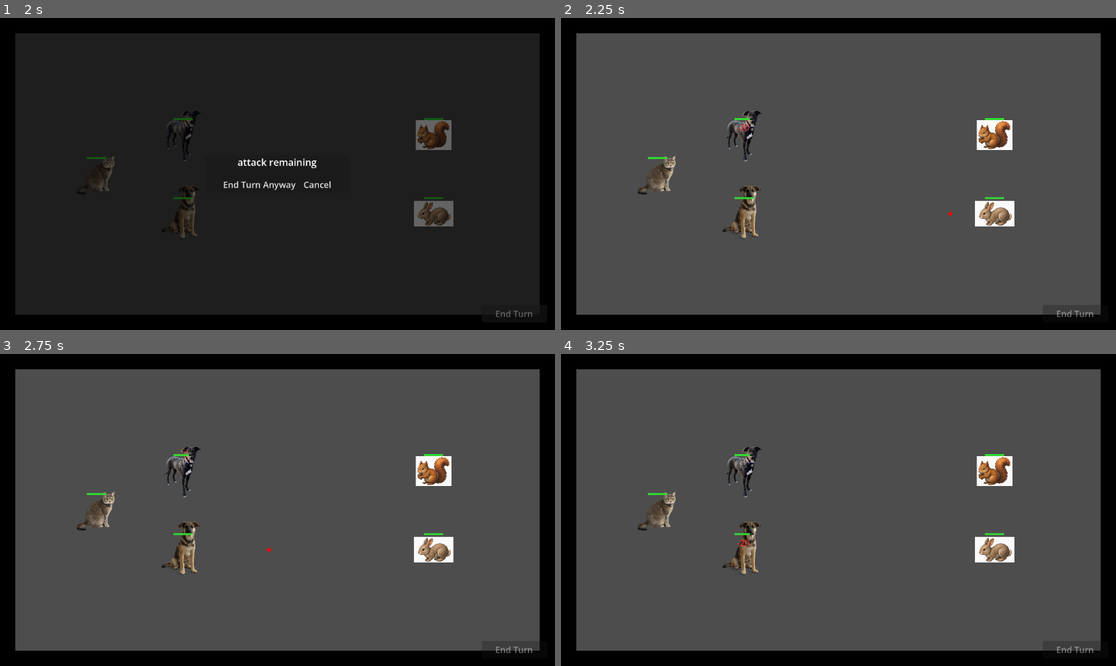
Above: before the commit, frames 1-4 (two rows, left to right).
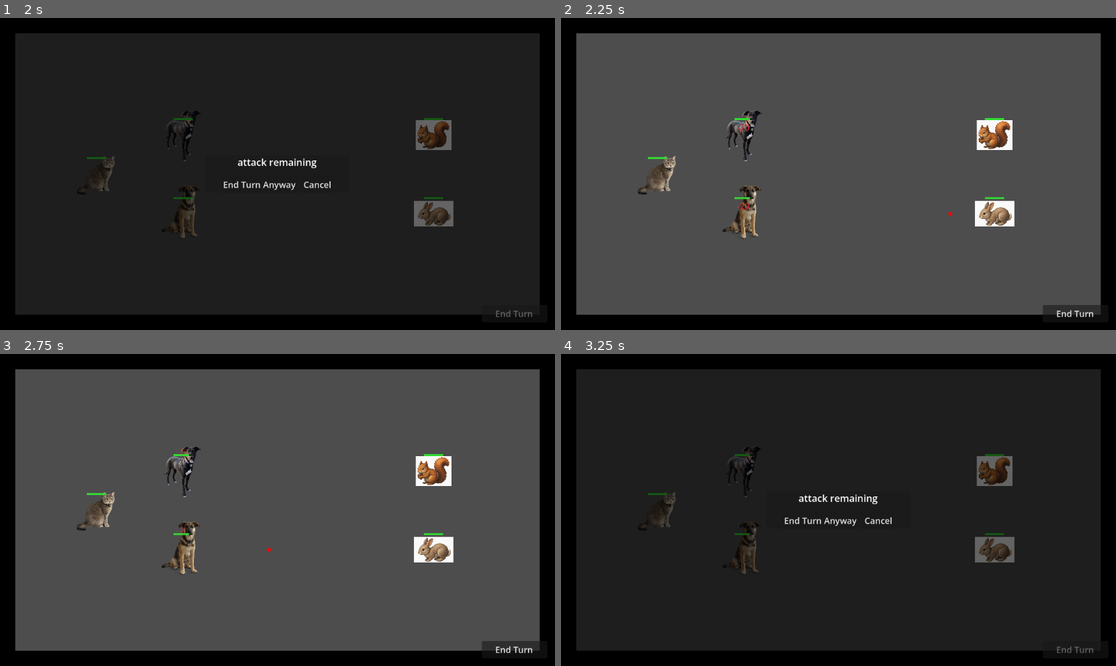
Above: after the commit, the same moments.

Repository: forsman5/volcano
Game: Godot game, scene res://scenes/menu.tscn
The game is run twice, just before and just after one commit, with the same random seed, the same clock (stepped at 60 frames per second) and the same inputs.
Inputs (mouse positions are in pixels of both pictures, inside the frame that each line leads up to):
- Up to frame 1 (2 s): click "Start Game" at 0.5 s; click "End Turn" at 1.25 s
- Up to frame 2 (2.25 s): click "End Turn Anyway" at 2 s
- Up to frame 3 (2.75 s): no input
- Up to frame 4 (3.25 s): click (1077, 650) at 2.75 s, where only the run after the commit has a clickable "End Turn"

Frame 1 is identical in both runs. In frame 2, less than 0.1% of the frame differs, in the area x 31-96%, y 57-96%; in frame 3, less than 0.1%; in frame 4, 85%, in the area x 2-98%, y 4-96%.

Commit message:
Make execution instant and fix Defend damage absorption
Damage now resolves immediately when End Turn is pressed rather than
after a 2-second frame-counting window. Projectiles are visual-only;
the cached target position keeps them flying even after instant kills.

Defend now correctly absorbs incoming damage: records health before
applying the buffer, then at cleanup only subtracts damage that
exceeded the buffer. Previously the buffer was removed unconditionally,
providing no net protection.

Co-Authored-By: Claude Sonnet 4.6 <noreply@anthropic.com>

Diff:
--- a/scripts/base_unit.gd
+++ b/scripts/base_unit.gd
@@ -21,7 +21,7 @@
 var _defend_bonus: float = 0.0
 var _has_pending_attack: bool = false
 var _has_attacked: bool = false
-var _is_executing: bool = false
+var _health_before_defend: float = 0.0
 
 var _health_bar: HealthBar = null
 
@@ -58,8 +58,8 @@
 
 
 func begin_execution() -> void:
-	_is_executing = true
 	if _pending_defend:
+		_health_before_defend = health
 		health += _defend_bonus
 		if _health_bar:
 			_health_bar.setup(health, max_health)
@@ -67,10 +67,11 @@
 
 func end_execution() -> void:
 	_has_attacked = false
-	_is_executing = false
 	if _pending_defend:
 		_pending_defend = false
-		health = maxf(1.0, health - _defend_bonus)
+		var damage_taken := (_health_before_defend + _defend_bonus) - health
+		var unabsorbed := maxf(0.0, damage_taken - _defend_bonus)
+		health = maxf(1.0, _health_before_defend - unabsorbed)
 		_defend_bonus = 0.0
 		if _health_bar:
 			_health_bar.setup(health, max_health)
@@ -78,13 +79,15 @@
 		_has_pending_attack = false
 
 
-func _try_melee_attack() -> void:
-	if not is_melee or _has_attacked or not _has_pending_attack or not _is_executing:
+func execute_attack() -> void:
+	if _pending_defend or not _has_pending_attack:
 		return
 	if not is_instance_valid(_pending_attack_target):
 		return
-	_pending_attack_target.take_damage(attack_damage)
-	_has_attacked = true
+	if heals:
+		_pending_attack_target.heal(attack_damage)
+	else:
+		_pending_attack_target.take_damage(attack_damage)
 
 
 func heal(amount: float) -> void:
--- a/scripts/enemy.gd
+++ b/scripts/enemy.gd
@@ -18,14 +18,7 @@
 		_sprite.texture = unit_texture
 
 
-func _physics_process(_delta: float) -> void:
-	if not _is_executing:
-		return
-	_try_melee_attack()
-
-
 func begin_execution() -> void:
-	_is_executing = true
 	var nearest := _nearest_hero()
 	if nearest == null:
 		return
@@ -36,7 +29,6 @@
 	super.end_execution()
 	_has_pending_attack = false
 	_pending_attack_target = null
-	_is_executing = false
 
 
 func _nearest_hero() -> Node2D:
--- a/scripts/game_config.gd
+++ b/scripts/game_config.gd
@@ -22,7 +22,6 @@
 var enemy_count: int = 2
 var show_health_bars: bool = true
 var show_combat_text: bool = true
-var budget_ticks: int = 120
 var unit_weapons: Array[int] = []
 
 
--- a/scripts/main.gd
+++ b/scripts/main.gd
@@ -13,14 +13,10 @@
 	preload("res://assets/enemy2.png"),
 ]
 
-enum TurnPhase { PLANNING, EXECUTING }
-
 var selected_unit: PlayerUnit = null
 var _enemies_remaining: int = 0
-var _turn_phase := TurnPhase.PLANNING
 var _player_units: Array[PlayerUnit] = []
 var _enemy_units: Array[EnemyUnit] = []
-var _exec_frames: int = 0
 var _overlay: Node2D
 
 var _sel_panel: SelectionPanel
@@ -124,14 +120,6 @@
 	return positions
 
 
-func _physics_process(_delta: float) -> void:
-	if _turn_phase != TurnPhase.EXECUTING or get_tree().paused:
-		return
-	_exec_frames += 1
-	if _exec_frames >= GameConfig.budget_ticks:
-		_end_execution()
-
-
 func _draw() -> void:
 	for child in get_children():
 		if child is StaticBody2D:
@@ -142,8 +130,6 @@
 
 
 func _on_overlay_draw() -> void:
-	if _turn_phase != TurnPhase.PLANNING:
-		return
 	for unit in _player_units:
 		if not is_instance_valid(unit):
 			continue
@@ -179,7 +165,7 @@
 	if event is InputEventMouseButton:
 		var mb := event as InputEventMouseButton
 		if mb.button_index == MOUSE_BUTTON_RIGHT and mb.pressed:
-			if selected_unit != null and _turn_phase == TurnPhase.PLANNING:
+			if selected_unit != null:
 				var action_idx := _active_action_index if _active_action_index >= 0 else 0
 				var current_action: ActionDef = null
 				if selected_unit.actions.size() > action_idx:
@@ -220,38 +206,40 @@
 
 
 func _begin_execution() -> void:
-	_turn_phase = TurnPhase.EXECUTING
-	_exec_frames = 0
-	_end_turn_btn.disabled = true
 	_overlay.queue_redraw()
 	_reset_action_state()
 	_update_selection_panel()
 
 	for unit in _player_units:
 		unit.begin_execution()
+	for enemy in _enemy_units:
+		if is_instance_valid(enemy):
+			enemy.begin_execution()
+
+	for unit in _player_units:
+		unit.execute_attack()
+	for enemy in _enemy_units:
+		if is_instance_valid(enemy):
+			enemy.execute_attack()
+
+	for unit in _player_units:
 		if not unit.is_melee and unit._has_pending_attack and is_instance_valid(unit._pending_attack_target):
 			var proj := Projectile.new()
 			proj.global_position = unit.global_position
 			proj.target_unit = unit._pending_attack_target
-			proj.damage = unit.attack_damage
 			proj.heals = unit.heals
 			add_child(proj)
-
-	for enemy in _enemy_units:
-		if not is_instance_valid(enemy):
-			continue
-		enemy.begin_execution()
-		if not enemy.is_melee and enemy._has_pending_attack and is_instance_valid(enemy._pending_attack_target):
+	for enemy in _enemy_units:
+		if is_instance_valid(enemy) and not enemy.is_melee and enemy._has_pending_attack and is_instance_valid(enemy._pending_attack_target):
 			var proj := Projectile.new()
 			proj.global_position = enemy.global_position
 			proj.target_unit = enemy._pending_attack_target
-			proj.damage = enemy.attack_damage
 			add_child(proj)
 
+	_end_execution()
+
 
 func _end_execution() -> void:
-	_turn_phase = TurnPhase.PLANNING
-	_end_turn_btn.disabled = false
 	for unit in _player_units:
 		unit.end_execution()
 	for enemy in _enemy_units:
--- a/scripts/player.gd
+++ b/scripts/player.gd
@@ -15,10 +15,6 @@
 	_area.input_event.connect(_on_area_input_event)
 
 
-func _physics_process(_delta: float) -> void:
-	_try_melee_attack()
-
-
 func set_selected(selected: bool) -> void:
 	_sprite.modulate = Color(0.4, 1.0, 0.4) if selected else Color.WHITE
 
--- a/scripts/projectile.gd
+++ b/scripts/projectile.gd
@@ -2,12 +2,15 @@
 extends Node2D
 
 var target_unit: Node2D
-var damage: float = 25.0
 var speed: float = 500.0
 var heals: bool = false
 
+var _cached_target_pos: Vector2
+
 
 func _ready() -> void:
+	if is_instance_valid(target_unit):
+		_cached_target_pos = target_unit.global_position
 	queue_redraw()
 
 
@@ -18,26 +21,18 @@
 func _process(delta: float) -> void:
 	if get_tree().paused:
 		return
-	if not is_instance_valid(target_unit):
-		queue_free()
-		return
-
-	var target_pos := target_unit.global_position
+	if is_instance_valid(target_unit):
+		_cached_target_pos = target_unit.global_position
 
 	var space := get_world_2d().direct_space_state
-	var query := PhysicsRayQueryParameters2D.create(global_position, target_pos)
+	var query := PhysicsRayQueryParameters2D.create(global_position, _cached_target_pos)
 	var hit := space.intersect_ray(query)
 	if hit and hit.collider is StaticBody2D:
 		queue_free()
 		return
 
-	var dir := target_pos - global_position
+	var dir := _cached_target_pos - global_position
 	if dir.length() <= speed * delta:
-		if heals:
-			target_unit.heal(damage)
-		else:
-			target_unit.take_damage(damage)
 		queue_free()
 		return
-
 	global_position += dir.normalized() * speed * delta
